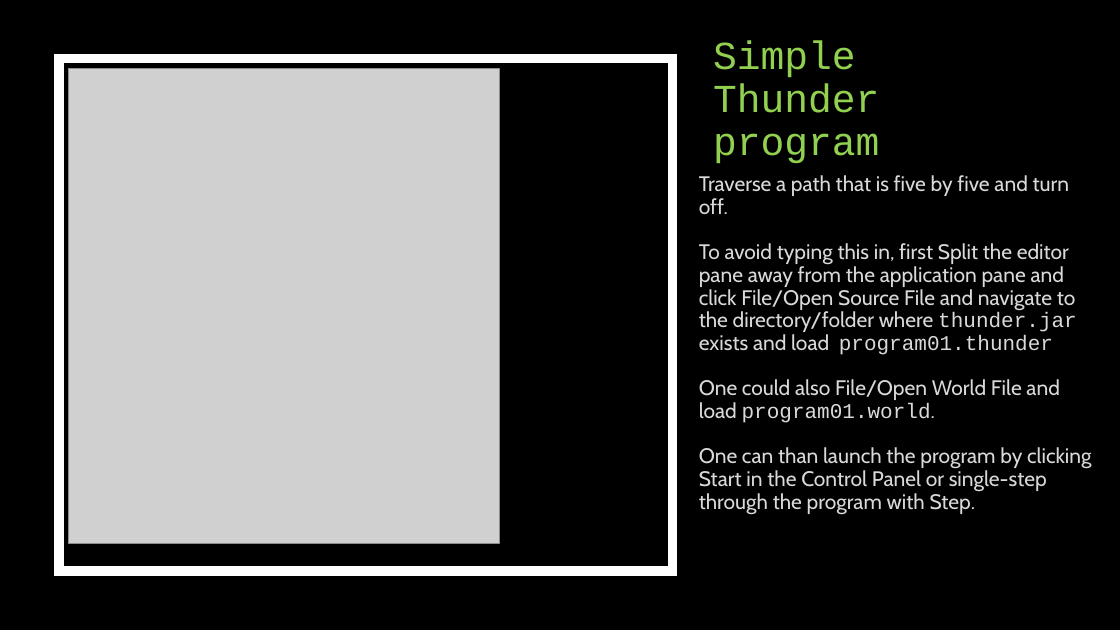
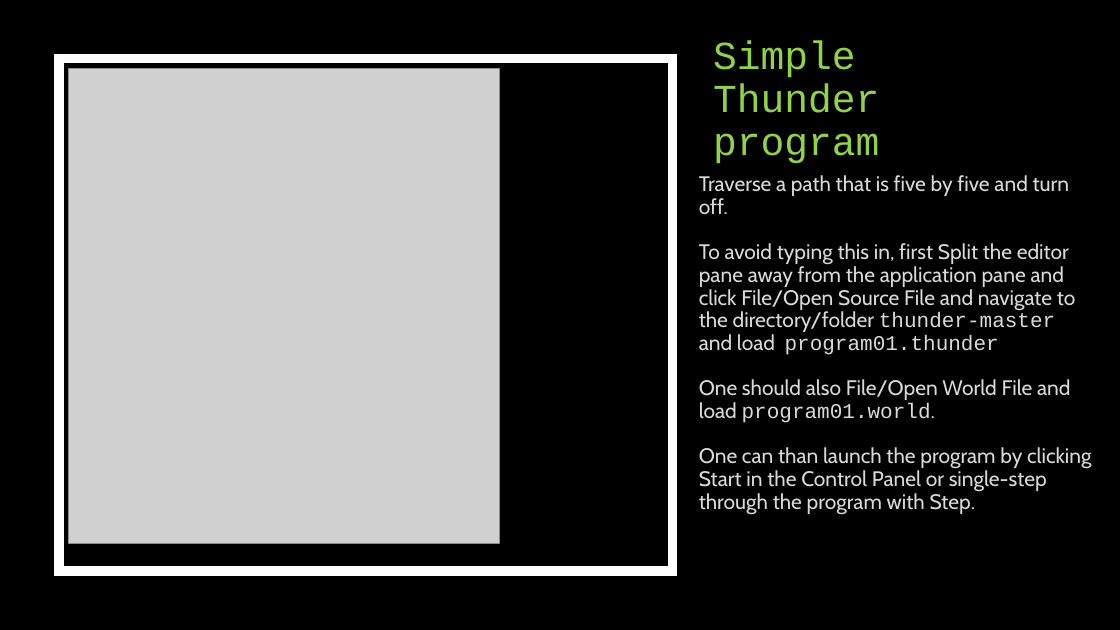
Before and after one commit to HHaiduk/thunder, a slide deck: slide 15 of Thunder_the_Robot.pptx. Drawn at 1120x630 pixels with LibreOffice and Linux fonts; fonts in the diff are those of the drawing; grey boxes stand for pictures. Boxes give left, top, right and bottom in pixels: in the first picture for what was removed or moved away, otherwise in the second. Text is boxed around its words. In the diff, an @@ line names an element or a change of style, - is before the commit and + after.

```diff
--- a/Thunder_the_Robot.pptx
+++ b/Thunder_the_Robot.pptx
@@ text at (699,243,1076,423): text changed @@
-To avoid typing this in, first Split the editor pane away from the application pane and click File/Open Source File and navigate to the directory/folder where thunder.jar exists and load program01.thunder
-One could also File/Open World File and load program01.world.
+To avoid typing this in, first Split the editor pane away from the application pane and click File/Open Source File and navigate to the directory/folder thunder-master and load program01.thunder
+One should also File/Open World File and load program01.world.
```
Also in this commit, not shown: 1 other slide changed, 1 other file.
